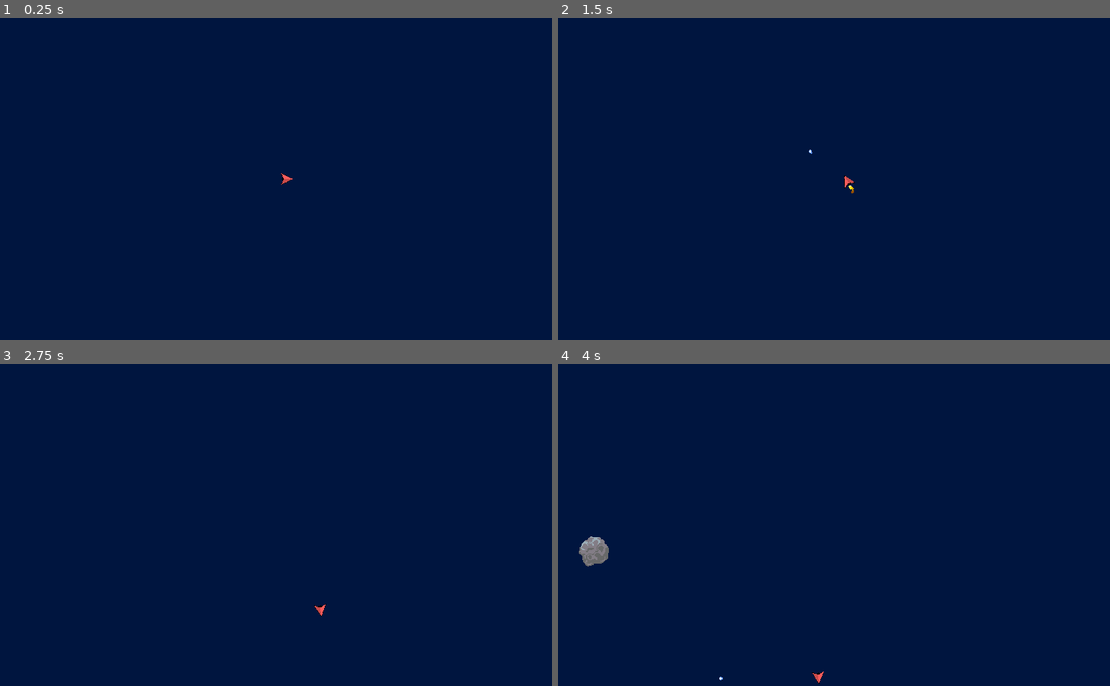
Above: before the commit, frames 1-4 (two rows, left to right).
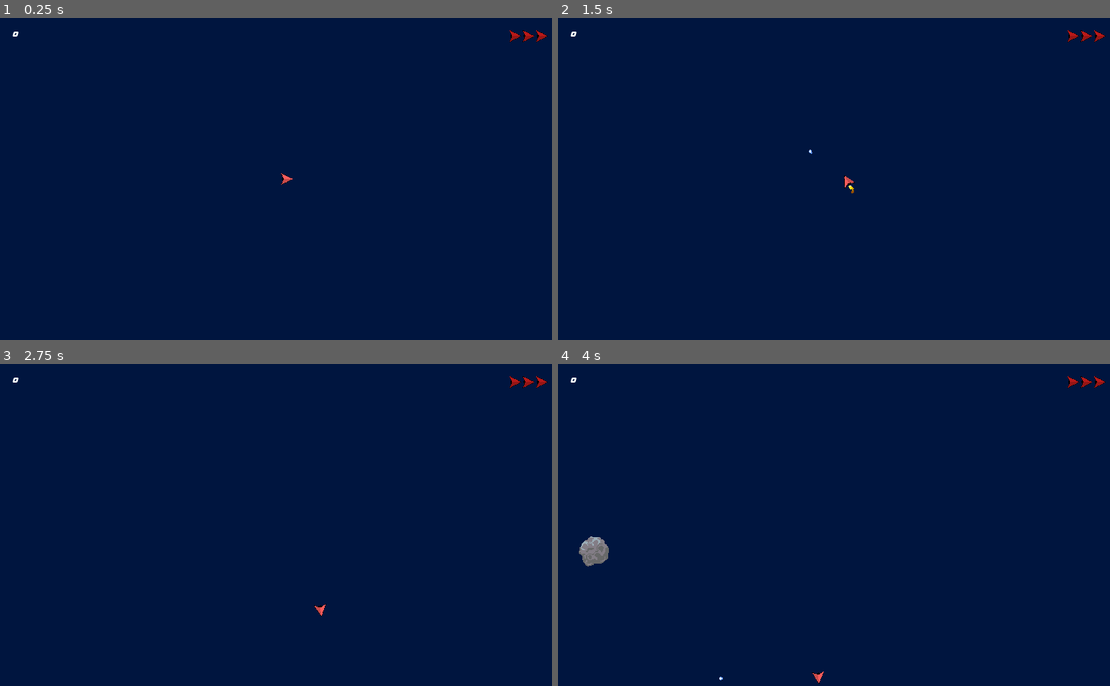
Above: after the commit, the same moments.

Repository: thezic/spacewars
Game: Godot game, scene res://Main.tscn
The game is run twice, just before and just after one commit, with the same random seed, the same clock (stepped at 60 frames per second) and the same inputs.
Inputs:
- Up to frame 1 (0.25 s): no input
- Up to frame 2 (1.5 s): tap Enter at 0.5 s; hold Right (player_1_right) 0.53-1.28 s; tap - (player_1_fire) at 0.6, 1.35 s; tap Space at 1.25 s; hold Down (player_1_brake) from 1.28 s (still down)
- Up to frame 3 (2.75 s): release Down (player_1_brake) at 2.03 s; hold Right (player_1_right) from 2.03 s (still down); tap - (player_1_fire) at 2.1 s
- Up to frame 4 (4 s): release Right (player_1_right) at 2.78 s; hold Up (player_1_thrust) 2.78-3.53 s; tap - (player_1_fire) at 2.85, 3.6 s; hold Left (player_1_left) from 3.53 s (still down)

The runs differ from the first frame. In frame 1, 0.1% of the frame differs, in the area x 2-100%, y 3-8%; in frame 2, 0.1%; in frame 3, 0.1%; in frame 4, 0.1%.

Commit message:
Add score

Diff:
--- /dev/null
+++ b/autoload/score.gd
@@ -0,0 +1,36 @@
+extends Node
+
+signal score_updated(score)
+
+var score setget _set_score
+var bonus := 0
+
+# Called when the node enters the scene tree for the first time.
+func _ready():
+	reset()
+
+
+func _set_score(value: int) -> void:
+	if (value == score):
+		return
+
+	score = value
+	emit_signal("score_updated", score)
+
+
+func reset():
+	bonus = 0
+	_set_score(0)
+
+
+func add(value: int):
+	_set_score(score + value)
+
+
+func calculate_score_for_asteroid(size: int, asteroids_in_play: int, level: int):
+	# var new_bonus = 2 * asteroids_in_play / pow(2, level) + 1
+	var new_bonus = 2.0 + float(asteroids_in_play) / 5
+	# print("Score, asteroids in play: " + str(asteroids_in_play) + ", bonus: " + str(new_bonus))
+	if new_bonus > bonus:
+		bonus = new_bonus
+	return (6 - size) * bonus * level
--- a/game/Game.gd
+++ b/game/Game.gd
@@ -10,11 +10,13 @@
 onready var game_over_ui := $GUI/GameOver
 onready var start_timer := $LevelStartTimer
 onready var world := $World
+onready var gui := $GUI
 
 # Called when the node enters the scene tree for the first time.
 func _ready():
 	randomize()
-	game_over_ui.visible = false
+	Score.reset()
+	gui.update_score(Score.score)
 
 
 
@@ -41,5 +43,6 @@
 func reset():
 	game_over_ui.visible = false
 	level = 1
-	$World.reset()
+	Score.reset()
+	world.reset()
 	start_timer.start()
--- a/game/Game.tscn
+++ b/game/Game.tscn
@@ -1,10 +1,12 @@
-[gd_scene load_steps=8 format=2]
+[gd_scene load_steps=11 format=2]
 
 [ext_resource path="res://game/World.gd" type="Script" id=1]
 [ext_resource path="res://game/player/Player.tscn" type="PackedScene" id=2]
 [ext_resource path="res://ui/PlayerLives.tscn" type="PackedScene" id=3]
 [ext_resource path="res://game/Game.gd" type="Script" id=4]
 [ext_resource path="res://ui/GameOver.tscn" type="PackedScene" id=5]
+[ext_resource path="res://assets/fonts/Infinite.ttf" type="DynamicFontData" id=6]
+[ext_resource path="res://ui/GUI.gd" type="Script" id=7]
 
 [sub_resource type="Environment" id=1]
 background_mode = 4
@@ -20,6 +22,10 @@
 _data = {
 "points": PoolVector2Array( 0, 0, 0, 0, 0, 0, 0, 0, 0, 0, 1408, 0, 0, 0, 0, 0, 1416, 792, 0, 0, 0, 0, 0, 784, 0, 0, 0, 0, 0, 0 )
 }
+
+[sub_resource type="DynamicFont" id=3]
+size = 19
+font_data = ExtResource( 6 )
 
 [node name="Game" type="Node"]
 script = ExtResource( 4 )
@@ -45,6 +51,21 @@
 [node name="GUI" type="Control" parent="."]
 margin_right = 1424.0
 margin_bottom = 800.0
+script = ExtResource( 7 )
+__meta__ = {
+"_edit_use_anchors_": false
+}
+
+[node name="GameOver" parent="GUI" instance=ExtResource( 5 )]
+visible = false
+
+[node name="Score" type="Label" parent="GUI"]
+margin_left = 30.0
+margin_top = 30.0
+margin_right = 58.0
+margin_bottom = 21.0
+custom_fonts/font = SubResource( 3 )
+text = "12345"
 __meta__ = {
 "_edit_use_anchors_": false
 }
@@ -53,13 +74,12 @@
 anchor_left = 1.0
 anchor_right = 1.0
 margin_left = -161.0
-margin_right = 0.0
-margin_bottom = 30.0
-
-[node name="GameOver" parent="GUI" instance=ExtResource( 5 )]
-visible = false
+margin_top = 30.0
+margin_right = -30.0
+margin_bottom = 64.0
 
 [connection signal="world_clear" from="World" to="." method="_on_level_clear"]
+[connection signal="lives_updated" from="World/Player" to="GUI/PlayerLives" method="update_lives"]
 [connection signal="player_gameover" from="World/Player" to="." method="_on_Player_player_gameover"]
 [connection signal="timeout" from="LevelStartTimer" to="." method="_on_LevelStart"]
 [connection signal="restart_game" from="GUI/GameOver" to="." method="reset"]
--- a/game/World.gd
+++ b/game/World.gd
@@ -3,8 +3,10 @@
 signal world_clear
 
 var check_for_asteroids := false
+var initial_asteroids: int
 
 var Asteroid = preload("res://objects/asteroid/Asteroid.tscn")
+var FloatingScore = preload("res://ui/FloatingScore.tscn")
 
 onready var spawn_point: PathFollow2D = $AsteroidSpawnPath/AsteroidSpawnPosition
 onready var player = $Player
@@ -19,8 +21,12 @@
 	player.reset()
 	player.spawn_ship()
 
+func _count_asteroids() -> int:
+	return get_tree().get_nodes_in_group("asteroids").size()
 
-func start(nr_asteroids: int):
+
+func start(nr_asteroids: int) -> void:
+	initial_asteroids = nr_asteroids
 	for _i in range(nr_asteroids):
 		var asteroid = Asteroid.instance()
 
@@ -28,21 +34,25 @@
 		var pos = spawn_point.position
 		var dir = spawn_point.transform.y
 		asteroid.start(-1, pos, dir.rotated(rand_range(-PI/3, PI/3)))
+		asteroid.on_destroyed_clb = funcref(self, "_asteroid_destroyed")
 
-		asteroid.connect("asteroid_destroyed", self, "_asteroid_destroyed")
 		add_child(asteroid)
 
 	check_for_asteroids = true
 
-func _asteroid_destroyed(size: int) -> void:
-	print("destroyed asteroid")
-	pass
+func _asteroid_destroyed(size: int, pos: Vector2) -> void:
+	var score = Score.calculate_score_for_asteroid(size, _count_asteroids(), initial_asteroids)
+
+	Score.add(score)
+	var floating_score = FloatingScore.instance()
+
+	add_child(floating_score)
+	floating_score.start(str(score), pos)
 
 
-# Called every frame. 'delta' is the elapsed time since the previous frame.
 func _process(_delta):
 	if check_for_asteroids:
-		var nr_of_asteroids := get_tree().get_nodes_in_group("asteroids").size()
+		var nr_of_asteroids := _count_asteroids()
 		if nr_of_asteroids == 0:
 			check_for_asteroids = false
 			emit_signal("world_clear")
--- a/objects/asteroid/Asteroid.gd
+++ b/objects/asteroid/Asteroid.gd
@@ -6,6 +6,8 @@
 export var max_size := 5
 export var split_into := 3
 export var base_scale := Vector2(2.0, 2.0)
+
+var on_destroyed_clb: FuncRef
 
 var Asteroid = load("res://objects/asteroid/Asteroid.tscn")
 var Explosion = preload("res://effects/Explosion.tscn")
@@ -31,8 +33,8 @@
 
 
 func hit(_damage: int, normal: Vector2):
-	queue_free()
-	emit_signal("asteroid_destroyed", size)
+	destroy()
+
 	var explosion = Explosion.instance()
 	explosion.start(position, Vector2())
 	get_parent().add_child(explosion)
@@ -42,8 +44,15 @@
 		_split(normal.rotated(-PI / 4))
 
 
+func destroy():
+	queue_free()
+	emit_signal("asteroid_destroyed", size)
+	on_destroyed_clb.call_func(size, position)
+
+
 func _split(force: Vector2):
 	var asteroid = Asteroid.instance()
+	asteroid.on_destroyed_clb = on_destroyed_clb
 	asteroid.start(size - 1, position + force.normalized() * 2 * asteroid.get_radius(), force)
 	get_parent().add_child(asteroid)
 
--- a/project.godot
+++ b/project.godot
@@ -27,6 +27,7 @@
 [autoload]
 
 Utils="*res://autoload/utils.gd"
+Score="*res://autoload/score.gd"
 
 [display]
 
--- /dev/null
+++ b/ui/FloatingScore.gd
@@ -0,0 +1,27 @@
+extends Node2D
+
+
+# Declare member variables here. Examples:
+# var a = 2
+# var b = "text"
+
+onready var label := $Node2D/Label
+onready var animation := $AnimationPlayer
+
+
+func _ready():
+	pass
+
+
+func start(text, pos: Vector2):
+	label.text = text
+	position = pos
+	animation.play("score")
+
+
+func done():
+	queue_free()
+
+# Called every frame. 'delta' is the elapsed time since the previous frame.
+#func _process(delta):
+#	pass
--- /dev/null
+++ b/ui/FloatingScore.tscn
@@ -0,0 +1,119 @@
+[gd_scene load_steps=4 format=2]
+
+[ext_resource path="res://ui/FloatingScore.gd" type="Script" id=1]
+
+[sub_resource type="Animation" id=1]
+length = 0.001
+tracks/0/type = "value"
+tracks/0/path = NodePath(".:position")
+tracks/0/interp = 1
+tracks/0/loop_wrap = true
+tracks/0/imported = false
+tracks/0/enabled = true
+tracks/0/keys = {
+"times": PoolRealArray( 0 ),
+"transitions": PoolRealArray( 1 ),
+"update": 0,
+"values": [ Vector2( 0, 0 ) ]
+}
+tracks/1/type = "value"
+tracks/1/path = NodePath("Node2D/Label:modulate")
+tracks/1/interp = 1
+tracks/1/loop_wrap = true
+tracks/1/imported = false
+tracks/1/enabled = true
+tracks/1/keys = {
+"times": PoolRealArray( 0 ),
+"transitions": PoolRealArray( 1 ),
+"update": 0,
+"values": [ Color( 1, 1, 1, 1 ) ]
+}
+tracks/2/type = "value"
+tracks/2/path = NodePath("Node2D/Label:margin_top")
+tracks/2/interp = 1
+tracks/2/loop_wrap = true
+tracks/2/imported = false
+tracks/2/enabled = true
+tracks/2/keys = {
+"times": PoolRealArray( 0 ),
+"transitions": PoolRealArray( 1 ),
+"update": 0,
+"values": [ -7.0 ]
+}
+tracks/3/type = "value"
+tracks/3/path = NodePath("Node2D:position")
+tracks/3/interp = 1
+tracks/3/loop_wrap = true
+tracks/3/imported = false
+tracks/3/enabled = true
+tracks/3/keys = {
+"times": PoolRealArray( 0 ),
+"transitions": PoolRealArray( 1 ),
+"update": 0,
+"values": [ Vector2( 0, 0 ) ]
+}
+
+[sub_resource type="Animation" id=2]
+resource_name = "score"
+length = 0.7
+tracks/0/type = "value"
+tracks/0/path = NodePath("Node2D/Label:modulate")
+tracks/0/interp = 1
+tracks/0/loop_wrap = true
+tracks/0/imported = false
+tracks/0/enabled = true
+tracks/0/keys = {
+"times": PoolRealArray( 0, 0.7 ),
+"transitions": PoolRealArray( 1, 1 ),
+"update": 0,
+"values": [ Color( 1, 1, 1, 1 ), Color( 1, 1, 1, 0 ) ]
+}
+tracks/1/type = "method"
+tracks/1/path = NodePath(".")
+tracks/1/interp = 1
+tracks/1/loop_wrap = true
+tracks/1/imported = false
+tracks/1/enabled = true
+tracks/1/keys = {
+"times": PoolRealArray( 0.7 ),
+"transitions": PoolRealArray( 1 ),
+"values": [ {
+"args": [  ],
+"method": "done"
+} ]
+}
+tracks/2/type = "value"
+tracks/2/path = NodePath("Node2D:position")
+tracks/2/interp = 1
+tracks/2/loop_wrap = true
+tracks/2/imported = false
+tracks/2/enabled = true
+tracks/2/keys = {
+"times": PoolRealArray( 0, 0.7 ),
+"transitions": PoolRealArray( 1, 1 ),
+"update": 0,
+"values": [ Vector2( 0, 0 ), Vector2( 0, -30 ) ]
+}
+
+[node name="FloatingScore" type="Node2D"]
+script = ExtResource( 1 )
+
+[node name="Node2D" type="Node2D" parent="."]
+
+[node name="Label" type="Label" parent="Node2D"]
+anchor_left = 0.5
+anchor_top = 0.5
+anchor_right = 0.5
+anchor_bottom = 0.5
+margin_left = -22.0
+margin_top = -7.0
+margin_right = 22.0
+margin_bottom = 7.0
+text = "100"
+__meta__ = {
+"_edit_use_anchors_": false
+}
+
+[node name="AnimationPlayer" type="AnimationPlayer" parent="."]
+anims/RESET = SubResource( 1 )
+anims/score = SubResource( 2 )
--- /dev/null
+++ b/ui/GUI.gd
@@ -0,0 +1,20 @@
+extends Control
+
+
+# Declare member variables here. Examples:
+# var a = 2
+# var b = "text"
+
+onready var score_label := $Score
+
+# Called when the node enters the scene tree for the first time.
+func _ready():
+	Score.connect("score_updated", self, "update_score")
+
+
+func update_score(value):
+	score_label.text = str(value)
+
+# Called every frame. 'delta' is the elapsed time since the previous frame.
+#func _process(delta):
+#	pass
--- a/ui/GameOver.tscn
+++ b/ui/GameOver.tscn
@@ -85,9 +85,9 @@
 [node name="Label" type="Label" parent="."]
 anchor_left = 0.5
 anchor_right = 0.5
-margin_left = 392.0
+margin_left = -319.0
 margin_top = -104.0
-margin_right = 1031.0
+margin_right = 320.0
 margin_bottom = -0.999634
 custom_fonts/font = ExtResource( 1 )
 text = "Game Over!"
--- a/ui/PlayerLives.gd
+++ b/ui/PlayerLives.gd
@@ -30,8 +30,3 @@
 
 	for i in get_child_count():
 		get_child(i).visible = value > i
-
-
-# Called every frame. 'delta' is the elapsed time since the previous frame.
-#func _process(delta):
-#	pass
Not shown, changed: export_presets.cfg
Not shown, changed: .gitignore
